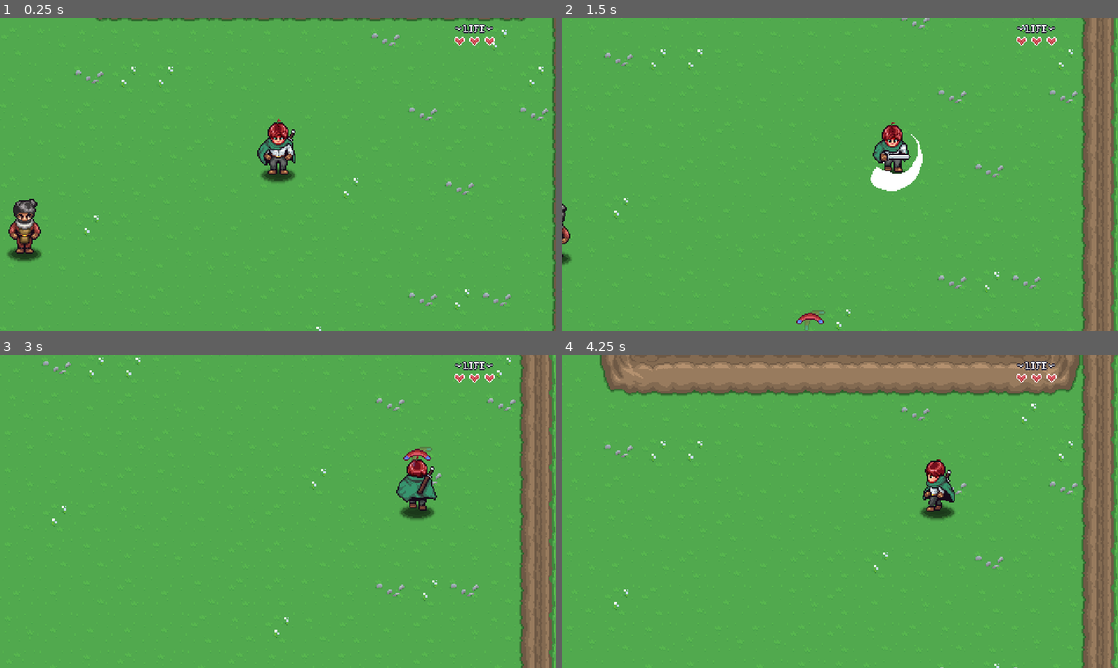
Above: before the commit, frames 1-4 (two rows, left to right).
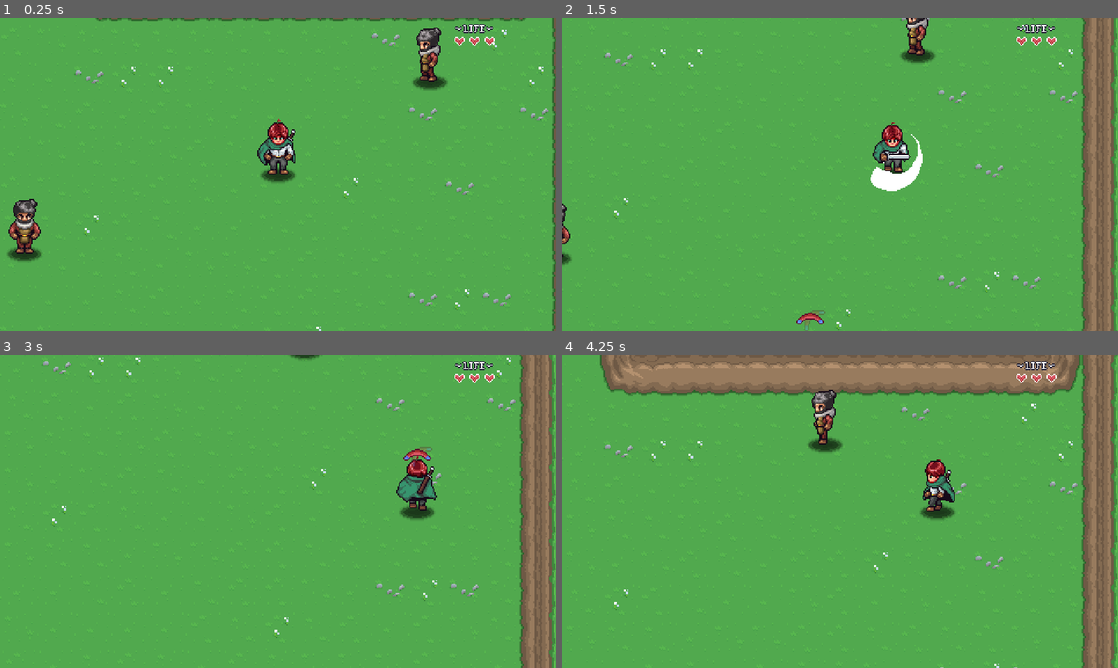
Above: after the commit, the same moments.

Repository: Tonkadora/ARPG
Game: Godot game, scene res://Levels/Area01/02.tscn
Two runs of this game, one before a commit and one after it. Both use one fixed random seed, a clock stepped at 60 frames per second and the inputs below. Sound files missing from this copy of the repository are replaced by a short silence.
Inputs:
- Up to frame 1 (0.25 s): no input
- Up to frame 2 (1.5 s): hold Right (move_right) 0.53-1.28 s; hold R (ability) 0.53-1.28 s; hold Down (move_down) from 1.28 s (still down); tap Space (attack) at 1.35 s
- Up to frame 3 (3 s): release Down (move_down) at 2.03 s; hold Right (move_right) 2.03-2.78 s; hold E (interact) 2.03-2.78 s; hold Up (move_up) from 2.78 s (still down); tap R (ability) at 2.85 s
- Up to frame 4 (4.25 s): release Up (move_up) at 3.53 s; hold Left (move_left) from 3.53 s (still down); hold Space (attack) from 3.53 s (still down)

The runs differ from the first frame. In frame 1, 0.7% of the frame differs, in the area x 74-81%, y 3-24%; in frame 2, 0.5%; in frame 3, less than 0.1%; in frame 4, 0.7%.

Commit message:
NPC Patrol

Diff:
--- a/Levels/Area01/02.tscn
+++ b/Levels/Area01/02.tscn
@@ -9,6 +9,8 @@
 [ext_resource type="PackedScene" uid="uid://dm56bm16hbv78" path="res://NPC/npc.tscn" id="7_vubxn"]
 [ext_resource type="Resource" uid="uid://4v3hwk7bpaaw" path="res://NPC/00_NPCs/NPC_02.tres" id="8_gskuo"]
 [ext_resource type="PackedScene" uid="uid://duhjms6mxbsee" path="res://NPC/npc_behavior_wander.tscn" id="8_hs4lb"]
+[ext_resource type="PackedScene" uid="uid://cvdyrcnh5nejp" path="res://NPC/npc_behavior_patrol.tscn" id="10_ojorf"]
+[ext_resource type="PackedScene" uid="uid://cq4ec26k5fn7d" path="res://NPC/patrol_location.tscn" id="11_2gi35"]
 
 [node name="02" type="Node2D"]
 script = ExtResource("1_pnrg0")
@@ -122,3 +124,29 @@
 npc_resource = ExtResource("8_gskuo")
 
 [node name="NPCWanderBehavior" parent="NPC" instance=ExtResource("8_hs4lb")]
+
+[node name="NPC2" parent="." instance=ExtResource("7_vubxn")]
+position = Vector2(710, 125)
+npc_resource = ExtResource("8_gskuo")
+
+[node name="NPCBehaviorPatrol" parent="NPC2" instance=ExtResource("10_ojorf")]
+
+[node name="PatrolLocation3" parent="NPC2/NPCBehaviorPatrol" instance=ExtResource("11_2gi35")]
+modulate = Color(1, 0, 0, 1)
+position = Vector2(184, -8)
+
+[node name="PatrolLocation5" parent="NPC2/NPCBehaviorPatrol" instance=ExtResource("11_2gi35")]
+modulate = Color(1, 1, 0, 1)
+position = Vector2(86, -31)
+
+[node name="PatrolLocation" parent="NPC2/NPCBehaviorPatrol" instance=ExtResource("11_2gi35")]
+modulate = Color(0, 1, 0, 1)
+position = Vector2(-20, 16)
+
+[node name="PatrolLocation4" parent="NPC2/NPCBehaviorPatrol" instance=ExtResource("11_2gi35")]
+modulate = Color(0, 1, 1, 1)
+position = Vector2(10, 110)
+
+[node name="PatrolLocation2" parent="NPC2/NPCBehaviorPatrol" instance=ExtResource("11_2gi35")]
+modulate = Color(0, 0, 1, 1)
+position = Vector2(134, 142)
--- /dev/null
+++ b/NPC/Scripts/npc_behavior_patrol.gd
@@ -0,0 +1,101 @@
+@tool
+extends NPCBehavior
+
+@export var walk_speed: float = 30.0
+
+const COLORS = [Color(1,0,0), Color(1,1,0), Color(0,1,0), Color(0,1,1), Color(0,0,1)]
+
+var patrol_locations: Array[PatrolLocation]
+var current_location_index: int = 0
+var target: PatrolLocation
+
+
+func _ready():
+	gather_patrol_locations()
+
+	if Engine.is_editor_hint():
+		child_entered_tree.connect(gather_patrol_locations)
+		child_order_changed.connect(gather_patrol_locations)
+
+	super()
+
+	if patrol_locations.size() == 0:
+		process_mode = Node.PROCESS_MODE_DISABLED
+		return
+
+	target = patrol_locations[0]
+
+
+func _process(delta):
+	if Engine.is_editor_hint():
+		return
+
+	if npc.global_position.distance_to(target.target_position) < 1:
+		start()
+
+
+
+func start():
+	if npc.do_behavior == false or patrol_locations.size() < 2:
+		return
+
+	#IDLE
+	npc.global_position = target.target_position
+	npc.state = "idle"
+	npc.velocity = Vector2.ZERO
+	npc.update_animation()
+
+	var wait_time: float = target.wait_time
+
+	current_location_index += 1
+	if current_location_index >= patrol_locations.size():
+		current_location_index = 0
+
+	target = patrol_locations[current_location_index]
+
+	await get_tree().create_timer(wait_time).timeout
+	#WALK
+
+	if npc.do_behavior == false:
+		return
+
+	npc.state = "walk"
+	var direction = global_position.direction_to(target.target_position)
+	npc.direction = direction
+	npc.velocity = walk_speed * direction
+	npc.update_direction(target.target_position)
+	npc.update_animation()
+
+
+func gather_patrol_locations(n: Node = null) -> void:
+	patrol_locations = []
+
+	for c in get_children():
+		if c is PatrolLocation:
+			patrol_locations.append(c)
+
+
+	if Engine.is_editor_hint():
+		if patrol_locations.size() > 0:
+			for i in patrol_locations.size():
+				var p = patrol_locations[i] as PatrolLocation
+
+				if not p.transform_changed.is_connected(gather_patrol_locations):
+					p.transform_changed.connect(gather_patrol_locations)
+
+				p.update_label(str(i))
+				p.modulate = get_color_by_index(i)
+
+				var next : PatrolLocation
+				if i < patrol_locations.size() - 1:
+					next = patrol_locations[i + 1]
+				else:
+					next = patrol_locations[0]
+
+				p.update_line(next.position)
+
+func get_color_by_index(i: int) -> Color:
+	var color_count: int = COLORS.size()
+	while i > color_count - 1:
+		i -= color_count
+	return COLORS[i]
--- /dev/null
+++ b/NPC/Scripts/patrol_location.gd
@@ -0,0 +1,44 @@
+@tool
+extends Node2D
+class_name PatrolLocation
+
+signal transform_changed
+
+@export var wait_time: float = 0.0:
+	set(value):
+		wait_time = value
+		update_wait_label()
+
+var target_position: Vector2 = Vector2.ZERO
+
+
+func _ready():
+	target_position = global_position
+
+	if Engine.is_editor_hint():
+		return
+
+	$Sprite2D.queue_free()
+
+
+func _enter_tree():
+	set_notify_transform(true)
+
+
+func _notification(what: int):
+	if what == NOTIFICATION_TRANSFORM_CHANGED:
+		transform_changed.emit()
+
+
+func update_label(s : String) -> void:
+	$Sprite2D/Label.text = s
+
+
+func update_line(new_pos : Vector2) -> void:
+	var line: Line2D = $Sprite2D/Line2D
+	line.points[1] = new_pos - position
+
+
+func update_wait_label() -> void:
+	if Engine.is_editor_hint():
+		$Sprite2D/Label2.text = "Wait: " + str(snappedf(wait_time, .1)) + "s"
--- a/NPC/npc.tscn
+++ b/NPC/npc.tscn
@@ -3,6 +3,21 @@
 [ext_resource type="Script" path="res://NPC/Scripts/npc.gd" id="1_hena1"]
 [ext_resource type="Texture2D" uid="uid://b2e5s82synaes" path="res://NPC/Sprites/npc_sprite.png" id="2_ks1vx"]
 [ext_resource type="Texture2D" uid="uid://cpubnq0mx7lv3" path="res://Player/Sprites/Shadow.png" id="3_cy0sf"]
+
+[sub_resource type="Animation" id="Animation_0gs38"]
+length = 0.001
+tracks/0/type = "value"
+tracks/0/imported = false
+tracks/0/enabled = true
+tracks/0/path = NodePath("Sprite2D:frame")
+tracks/0/interp = 1
+tracks/0/loop_wrap = true
+tracks/0/keys = {
+"times": PackedFloat32Array(0),
+"transitions": PackedFloat32Array(1),
+"update": 1,
+"values": [1]
+}
 
 [sub_resource type="Animation" id="Animation_ojtos"]
 resource_name = "idle_down"
@@ -20,8 +35,9 @@
 "values": [0]
 }
 
-[sub_resource type="Animation" id="Animation_0gs38"]
-length = 0.001
+[sub_resource type="Animation" id="Animation_ur157"]
+resource_name = "idle_side"
+step = 0.1
 tracks/0/type = "value"
 tracks/0/imported = false
 tracks/0/enabled = true
@@ -32,7 +48,7 @@
 "times": PackedFloat32Array(0),
 "transitions": PackedFloat32Array(1),
 "update": 1,
-"values": [1]
+"values": [2]
 }
 
 [sub_resource type="Animation" id="Animation_nvx4q"]
@@ -49,22 +65,6 @@
 "transitions": PackedFloat32Array(1),
 "update": 1,
 "values": [1]
-}
-
-[sub_resource type="Animation" id="Animation_ur157"]
-resource_name = "idle_side"
-step = 0.1
-tracks/0/type = "value"
-tracks/0/imported = false
-tracks/0/enabled = true
-tracks/0/path = NodePath("Sprite2D:frame")
-tracks/0/interp = 1
-tracks/0/loop_wrap = true
-tracks/0/keys = {
-"times": PackedFloat32Array(0),
-"transitions": PackedFloat32Array(1),
-"update": 1,
-"values": [2]
 }
 
 [sub_resource type="Animation" id="Animation_svj0w"]
@@ -85,6 +85,24 @@
 "values": [3, 4, 5, 6, 5, 4]
 }
 
+[sub_resource type="Animation" id="Animation_sgoyl"]
+resource_name = "walk_side"
+length = 1.2
+loop_mode = 1
+step = 0.1
+tracks/0/type = "value"
+tracks/0/imported = false
+tracks/0/enabled = true
+tracks/0/path = NodePath("Sprite2D:frame")
+tracks/0/interp = 1
+tracks/0/loop_wrap = true
+tracks/0/keys = {
+"times": PackedFloat32Array(0, 0.2, 0.4, 0.6, 0.8, 1),
+"transitions": PackedFloat32Array(1, 1, 1, 1, 1, 1),
+"update": 1,
+"values": [11, 12, 13, 14, 13, 12]
+}
+
 [sub_resource type="Animation" id="Animation_x7u2t"]
 resource_name = "walk_up"
 length = 1.2
@@ -103,24 +121,6 @@
 "values": [7, 8, 9, 10, 9, 8]
 }
 
-[sub_resource type="Animation" id="Animation_sgoyl"]
-resource_name = "walk_side"
-length = 1.2
-loop_mode = 1
-step = 0.1
-tracks/0/type = "value"
-tracks/0/imported = false
-tracks/0/enabled = true
-tracks/0/path = NodePath("Sprite2D:frame")
-tracks/0/interp = 1
-tracks/0/loop_wrap = true
-tracks/0/keys = {
-"times": PackedFloat32Array(0, 0.2, 0.4, 0.6, 0.8, 1),
-"transitions": PackedFloat32Array(1, 1, 1, 1, 1, 1),
-"update": 1,
-"values": [11, 12, 13, 14, 13, 12]
-}
-
 [sub_resource type="AnimationLibrary" id="AnimationLibrary_gh7hj"]
 _data = {
 "RESET": SubResource("Animation_0gs38"),
@@ -137,7 +137,8 @@
 height = 24.0
 
 [node name="NPC" type="CharacterBody2D"]
-collision_layer = 16
+collision_layer = 0
+collision_mask = 0
 script = ExtResource("1_hena1")
 
 [node name="Sprite2D" type="Sprite2D" parent="."]
--- /dev/null
+++ b/NPC/npc_behavior_patrol.tscn
@@ -0,0 +1,6 @@
+[gd_scene load_steps=2 format=3 uid="uid://cvdyrcnh5nejp"]
+
+[ext_resource type="Script" path="res://NPC/Scripts/npc_behavior_patrol.gd" id="1_2bwyv"]
+
+[node name="NPCBehaviorPatrol" type="Node2D"]
+script = ExtResource("1_2bwyv")
--- a/NPC/npc_behavior_wander.tscn
+++ b/NPC/npc_behavior_wander.tscn
@@ -2,12 +2,12 @@
 
 [ext_resource type="Script" path="res://NPC/Scripts/npc_behavior_wander.gd" id="1_cg0wg"]
 
-[sub_resource type="CircleShape2D" id="CircleShape2D_ymeiv"]
-radius = 64.0
+[sub_resource type="CircleShape2D" id="CircleShape2D_ktcl1"]
+radius = 128.0
 
 [node name="NPCWanderBehavior" type="Node2D"]
 script = ExtResource("1_cg0wg")
 
 [node name="CollisionShape2D" type="CollisionShape2D" parent="."]
-shape = SubResource("CircleShape2D_ymeiv")
+shape = SubResource("CircleShape2D_ktcl1")
 debug_color = Color(0.505882, 0.568627, 0.286275, 0.478431)
--- /dev/null
+++ b/NPC/patrol_location.tscn
@@ -0,0 +1,55 @@
+[gd_scene load_steps=4 format=3 uid="uid://cq4ec26k5fn7d"]
+
+[ext_resource type="Script" path="res://NPC/Scripts/patrol_location.gd" id="1_athyb"]
+
+[sub_resource type="Gradient" id="Gradient_c7pw5"]
+offsets = PackedFloat32Array(0.506849, 0.598173, 0.776256, 0.901827, 1)
+colors = PackedColorArray(1, 1, 1, 0, 1, 1, 1, 0.533898, 1, 1, 1, 1, 1, 1, 1, 0.438775, 1, 1, 1, 0)
+
+[sub_resource type="GradientTexture2D" id="GradientTexture2D_isiwj"]
+gradient = SubResource("Gradient_c7pw5")
+width = 24
+height = 24
+fill = 1
+fill_from = Vector2(0.5, 0.5)
+fill_to = Vector2(0.5, 0)
+
+[node name="PatrolLocation" type="Node2D"]
+script = ExtResource("1_athyb")
+
+[node name="Sprite2D" type="Sprite2D" parent="."]
+self_modulate = Color(1, 1, 1, 0.521569)
+texture = SubResource("GradientTexture2D_isiwj")
+
+[node name="Line2D" type="Line2D" parent="Sprite2D"]
+show_behind_parent = true
+points = PackedVector2Array(0, 0, 10, 0)
+width = 1.0
+default_color = Color(1, 1, 1, 0.517647)
+
+[node name="Label" type="Label" parent="Sprite2D"]
+offset_left = -20.0
+offset_top = -8.0
+offset_right = 20.0
+offset_bottom = 15.0
+theme_override_colors/font_shadow_color = Color(0, 0, 0, 1)
+theme_override_colors/font_outline_color = Color(0, 0, 0, 1)
+theme_override_constants/shadow_offset_x = 1
+theme_override_constants/outline_size = 3
+theme_override_font_sizes/font_size = 12
+text = "0
+"
+horizontal_alignment = 1
+
+[node name="Label2" type="Label" parent="Sprite2D"]
+offset_left = -30.0
+offset_top = 6.0
+offset_right = 26.0
+offset_bottom = 29.0
+theme_override_colors/font_shadow_color = Color(0, 0, 0, 1)
+theme_override_colors/font_outline_color = Color(0, 0, 0, 1)
+theme_override_constants/shadow_offset_x = 1
+theme_override_constants/outline_size = 3
+theme_override_font_sizes/font_size = 9
+text = "Wait: 0s"
+horizontal_alignment = 1
Not shown: 1 places in Levels/Area01/02.tscn that only renumber resources
